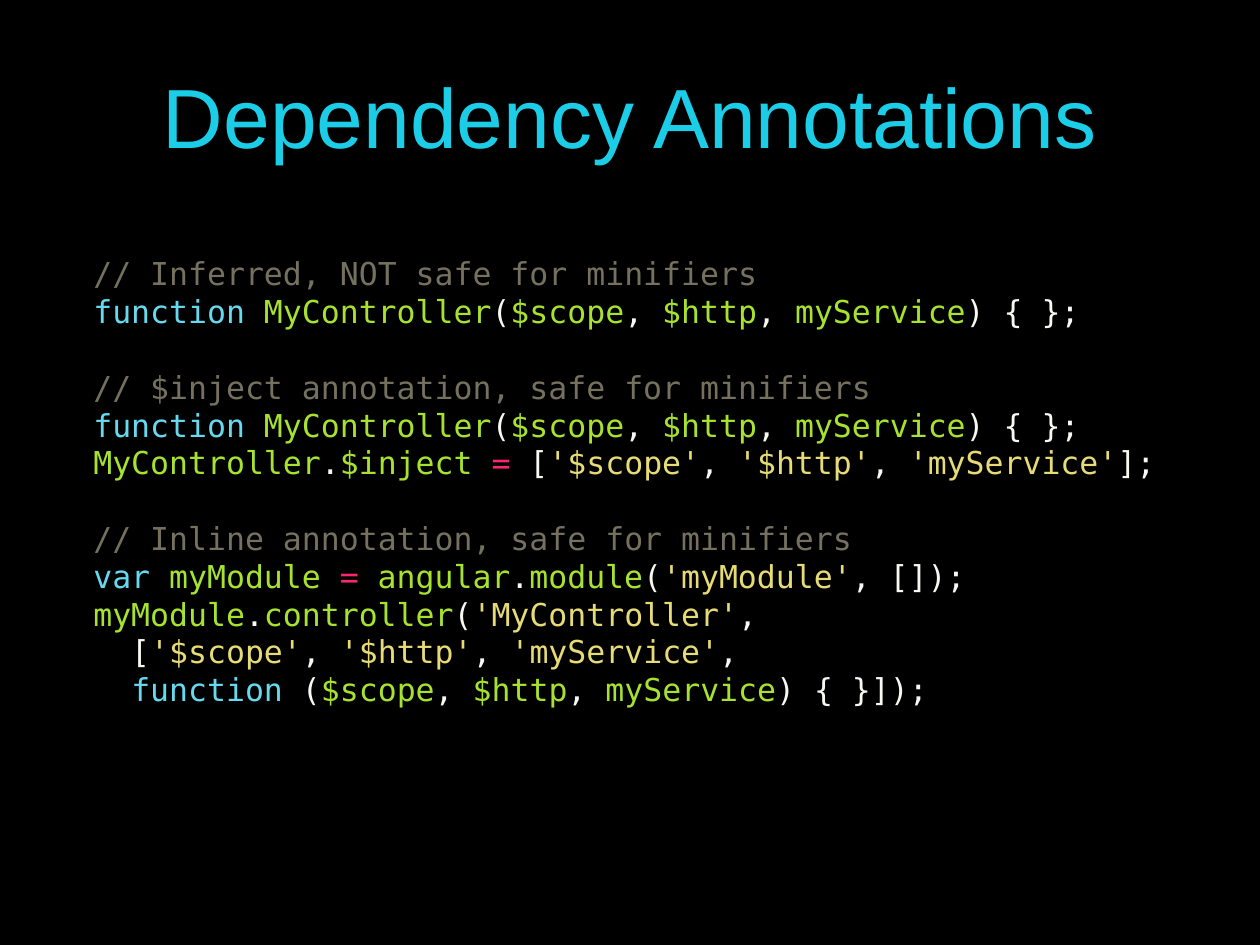
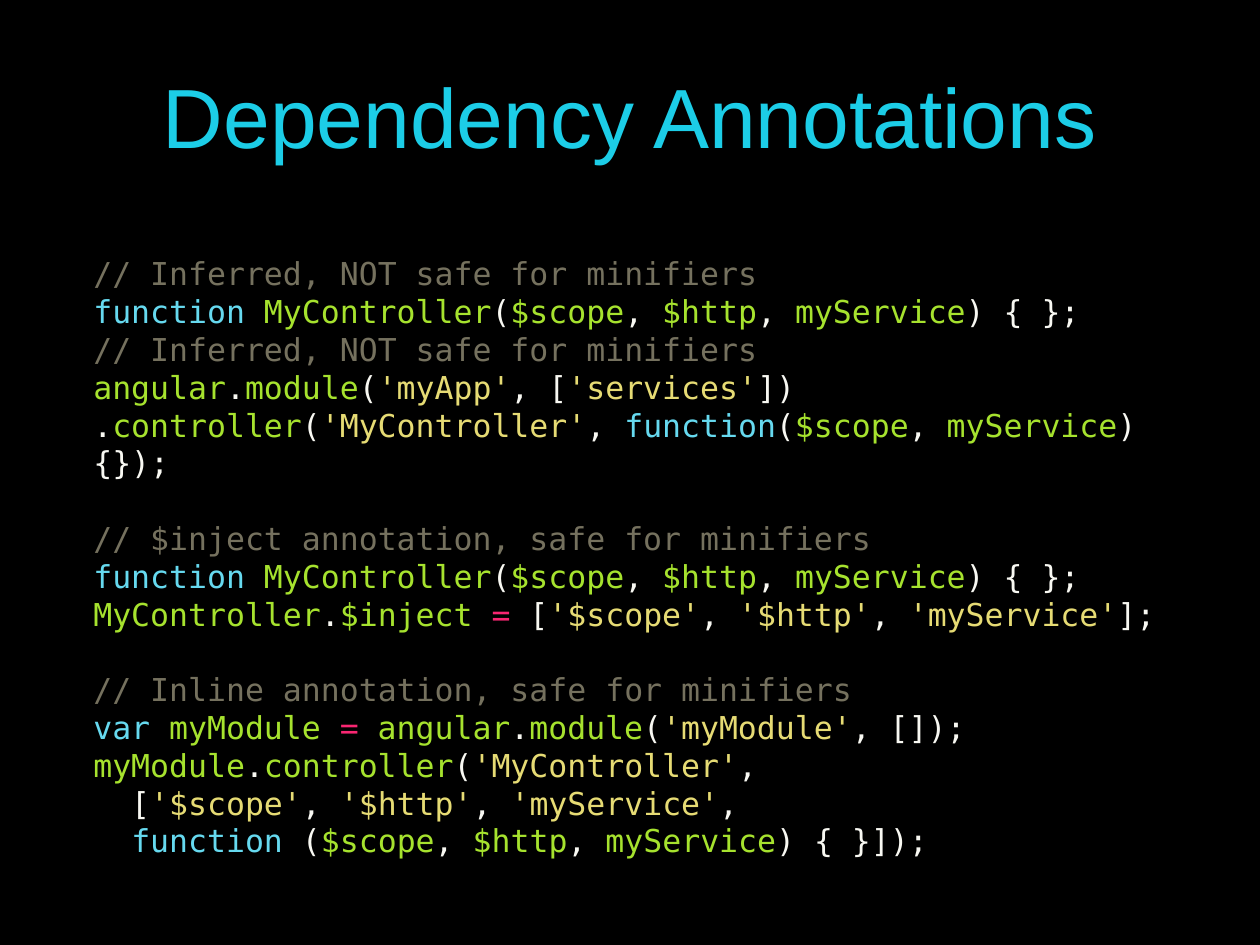
Before and after one commit to pmaccart/ng-bootcamp, a slide deck: slide 27 of slides/ng-bootcamp-day-3.pptx. Drawn at 1260x945 pixels with LibreOffice and Linux fonts; fonts in the diff are those of the drawing. Boxes give left, top, right and bottom in pixels: in the first picture for what was removed or moved away, otherwise in the second. Text is boxed around its words. In the diff, an @@ line names an element or a change of style, - is before the commit and + after.

Commit message:
slides

```diff
--- a/slides/ng-bootcamp-day-3.pptx
+++ b/slides/ng-bootcamp-day-3.pptx
@@ text at (93,337,1137,444): paragraphs added @@
+// Inferred, NOT safe for minifiers
+angular.module('myApp', ['services'])
+.controller('MyController', function($scope, myService) {});
```
